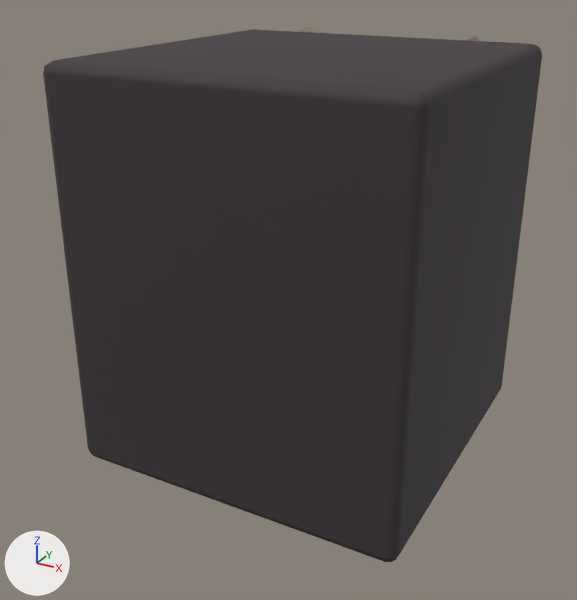
The Blender file tools/godot-campaign/structure-art/blend/uplink-top-0.blend as it was, and as the next commit left it.
Both versions are drawn from a 50 mm camera at (0.852, -1.661, 1.195) aimed at (-0.025, -0.067, 0.398). Arrows for +X, +Y and +Z are at lower left; the lights stay in place. The older version comes first.

In view in the first picture: 'uplink_0', 'uplink_1'.
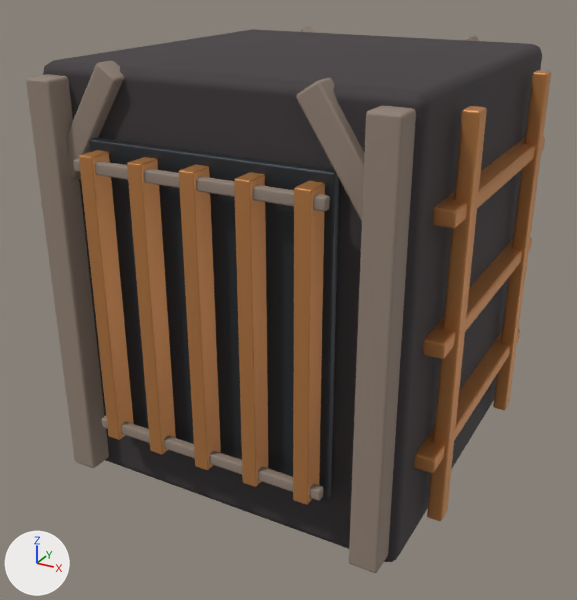
Edits to the bpy script that builds the scene:
```text
Change me_cube_001:
    used by ob_uplink_1; location = (0.0, 0.0, 0.0); rotation_euler = (1.571, 0.0, 0.0), in degrees (90, 0, 0)
    remove me_cube_001.from_pydata(...)  # 336 vertices, 324 faces; spans x -0.403..0.403, y 0.04..0.995, z -0.493..-0.395
    add me_cube_001.from_pydata(...)  # 672 vertices, 648 faces; spans x -0.403..0.403, y 0.04..0.995, z -0.493..0.493
    me_cube_001 part 1: the loose piece of 56 vertices spanning x -0.403..-0.338, y 0.04..0.96, z -0.475..-0.4 is copied, and the copy is moved by (0.0, 0.0, 0.876); it spans x -0.403..-0.338, y 0.04..0.96, z 0.4..0.475
    me_cube_001 part 2: the loose piece of 56 vertices spanning x 0.338..0.403, y 0.04..0.96, z -0.475..-0.4 is copied, and the copy is moved by (0.0, 0.0, 0.876); it spans x 0.338..0.403, y 0.04..0.96, z 0.4..0.475
    me_cube_001 part 3: the loose piece of 56 vertices spanning x -0.381..-0.195, y 0.747..0.995, z -0.445..-0.395 is copied, and the copy is moved by (0.0, 0.0, 0.84); it spans x -0.381..-0.195, y 0.747..0.995, z 0.395..0.445
    me_cube_001 part 4: the loose piece of 56 vertices spanning x 0.195..0.381, y 0.747..0.995, z -0.445..-0.395 is copied, and the copy is moved by (0.0, 0.0, 0.84); it spans x 0.195..0.381, y 0.747..0.995, z 0.395..0.445
    me_cube_001 part 5: the loose piece of 56 vertices spanning x -0.28..0.28, y 0.188..0.213, z -0.493..-0.473 is copied, and the copy is moved by (0.0, 0.0, 0.966); it spans x -0.28..0.28, y 0.188..0.213, z 0.473..0.493
    me_cube_001 part 6: the loose piece of 56 vertices spanning x -0.28..0.28, y 0.788..0.812, z -0.493..-0.473 is copied, and the copy is moved by (0.0, 0.0, 0.966); it spans x -0.28..0.28, y 0.788..0.812, z 0.473..0.493
Change me_cube_003:
    used by ob_uplink_2; location = (0.0, 0.0, 0.0); rotation_euler = (1.571, 0.0, 0.0), in degrees (90, 0, 0)
    remove me_cube_003.from_pydata(...)  # 56 vertices, 54 faces; spans x -0.275..0.275, y 0.155..0.845, z -0.449..-0.425
    add me_cube_003.from_pydata(...)  # 112 vertices, 108 faces; spans x -0.275..0.275, y 0.155..0.845, z -0.449..0.449
    me_cube_003 part 7: the loose piece of 56 vertices spanning x -0.275..0.275, y 0.155..0.845, z -0.449..-0.425 is copied, and the copy is moved by (0.0, 0.0, 0.874); it spans x -0.275..0.275, y 0.155..0.845, z 0.425..0.449
Change me_cube_004:
    used by ob_uplink_3; location = (0.0, 0.0, 0.0); rotation_euler = (1.571, 0.0, 0.0), in degrees (90, 0, 0)
    remove me_cube_004.from_pydata(...)  # 280 vertices, 270 faces; spans x -0.257..0.257, y 0.175..0.825, z -0.5..-0.445
    add me_cube_004.from_pydata(...)  # 1120 vertices, 1080 faces; spans x -0.47..0.47, y 0.06..0.94, z -0.5..0.5
    me_cube_004 part 8: the loose piece of 56 vertices spanning x -0.257..-0.223, y 0.175..0.825, z -0.5..-0.445 is copied, and the copy is moved by (0.0, 0.0, 0.946); it spans x -0.257..-0.223, y 0.175..0.825, z 0.445..0.5
    me_cube_004 part 9: the loose piece of 56 vertices spanning x -0.137..-0.103, y 0.175..0.825, z -0.5..-0.445 is copied, and the copy is moved by (0.0, 0.0, 0.946); it spans x -0.137..-0.103, y 0.175..0.825, z 0.445..0.5
    me_cube_004 part 10: the loose piece of 56 vertices spanning x -0.017..0.017, y 0.175..0.825, z -0.5..-0.445 is copied, and the copy is moved by (0.0, 0.0, 0.946); it spans x -0.017..0.017, y 0.175..0.825, z 0.445..0.5
    me_cube_004 part 11: the loose piece of 56 vertices spanning x 0.103..0.137, y 0.175..0.825, z -0.5..-0.445 is copied, and the copy is moved by (0.0, 0.0, 0.946); it spans x 0.103..0.137, y 0.175..0.825, z 0.445..0.5
    me_cube_004 part 12: the loose piece of 56 vertices spanning x 0.223..0.257, y 0.175..0.825, z -0.5..-0.445 is copied, and the copy is moved by (0.0, 0.0, 0.946); it spans x 0.223..0.257, y 0.175..0.825, z 0.445..0.5
    me_cube_004 part 13: 280 vertices added at x 0.417..0.47, y 0.06..0.94, z -0.345..0.345
    other edits to the shape of me_cube_004 do not show in these pictures
```

What differs and where, as boxes (x1, y1, x2, y2) in the pictures (577 x 600 px):
'uplink_3', reshaped (not visible before): after (79, 70, 551, 521)
'uplink_1', reshaped (mostly hidden before): before (300, 27, 479, 41); after (26, 27, 479, 573)
'uplink_2', reshaped (not visible before): after (89, 138, 339, 501)
part 1 of me_cube_001, added (brown): after (26, 74, 109, 468)
part 2 of me_cube_001, added (brown): after (349, 105, 416, 573)
part 3 of me_cube_001, added (brown): after (66, 61, 124, 181)
part 4 of me_cube_001, added (brown): after (296, 78, 365, 221)
part 5 of me_cube_001, added: after (102, 416, 323, 501)
part 6 of me_cube_001, added (brown): after (73, 158, 330, 211)
part 8 of me_cube_004, added (orange): after (79, 150, 134, 440)
part 9 of me_cube_004, added (orange): after (127, 157, 176, 455)
part 10 of me_cube_004, added (orange): after (179, 164, 221, 470)
part 11 of me_cube_004, added (orange): after (234, 172, 268, 487)
part 12 of me_cube_004, added (orange): after (293, 181, 325, 505)
part 13 of me_cube_004, added (orange): after (414, 70, 551, 521)
'uplink_0', unchanged, covered by the edit: (43, 29, 542, 562) in both
